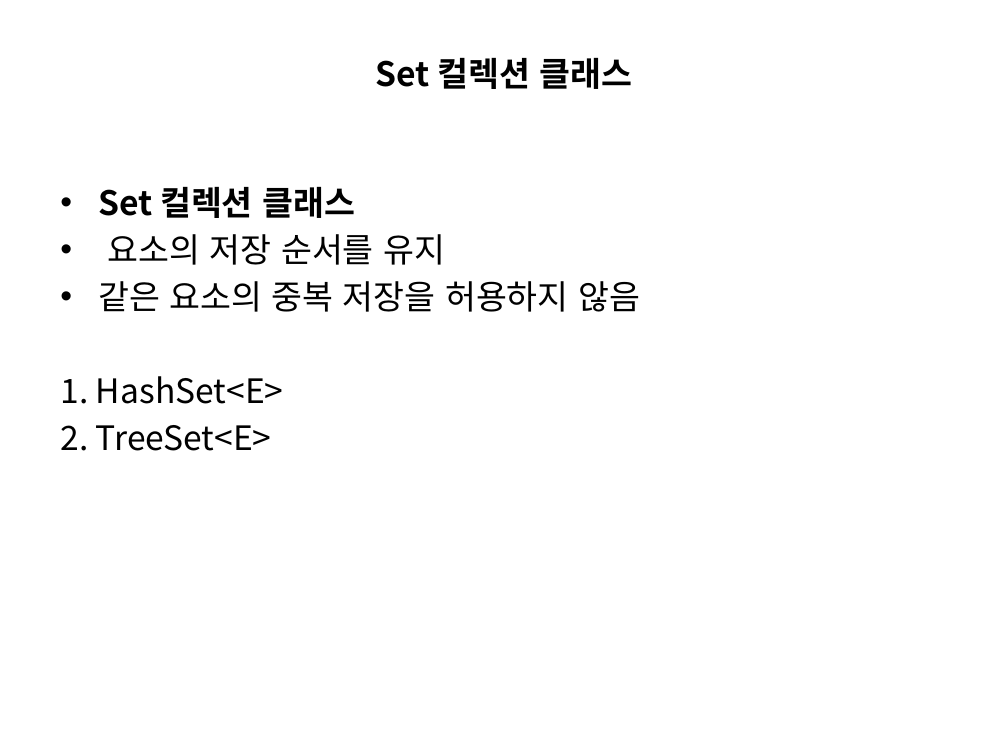
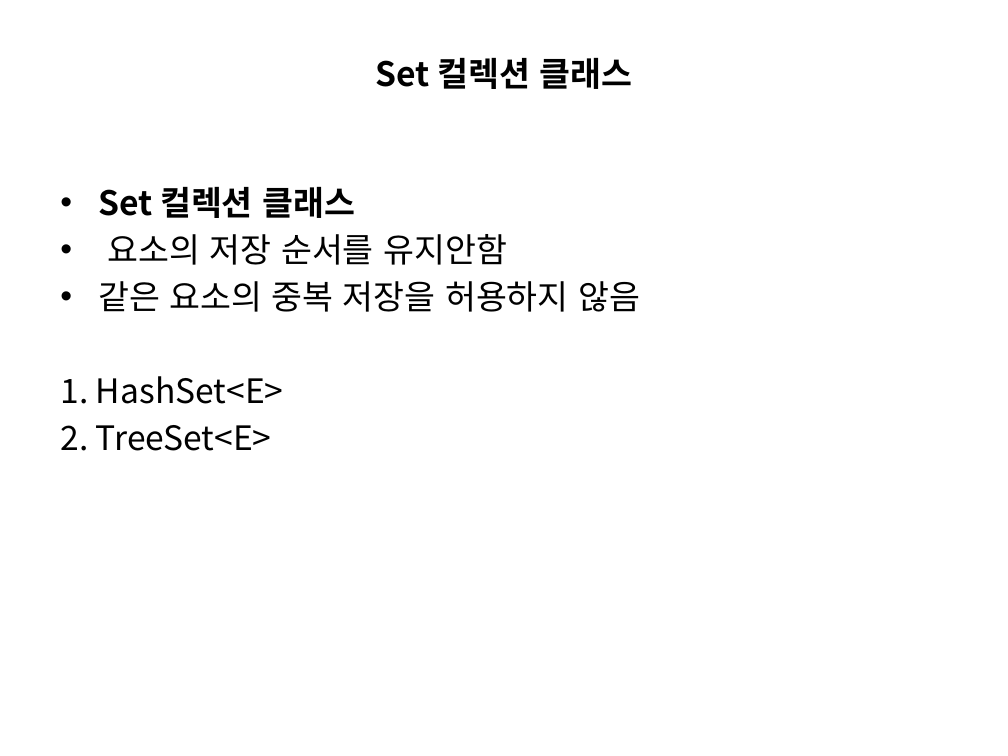
Before and after one commit to seungyeopme/HTML-CSS-JAVASCRIPT-JQUERY-JAVA, a slide deck: slide 13 of 컬렉션 프레임워크.pptx. Drawn at 1008x756 pixels with LibreOffice and Linux fonts; fonts in the diff are those of the drawing. Boxes give left, top, right and bottom in pixels: in the first picture for what was removed or moved away, otherwise in the second. Text is boxed around its words. In the diff, an @@ line names an element or a change of style, - is before the commit and + after.

```diff
--- a/컬렉션 프레임워크.pptx
+++ b/컬렉션 프레임워크.pptx
@@ text at [108,234,507,265]: text changed @@
-• 요소의 저장 순서를 유지
+• 요소의 저장 순서를 유지안함
```
Also in this commit, not shown: 1 other file.
